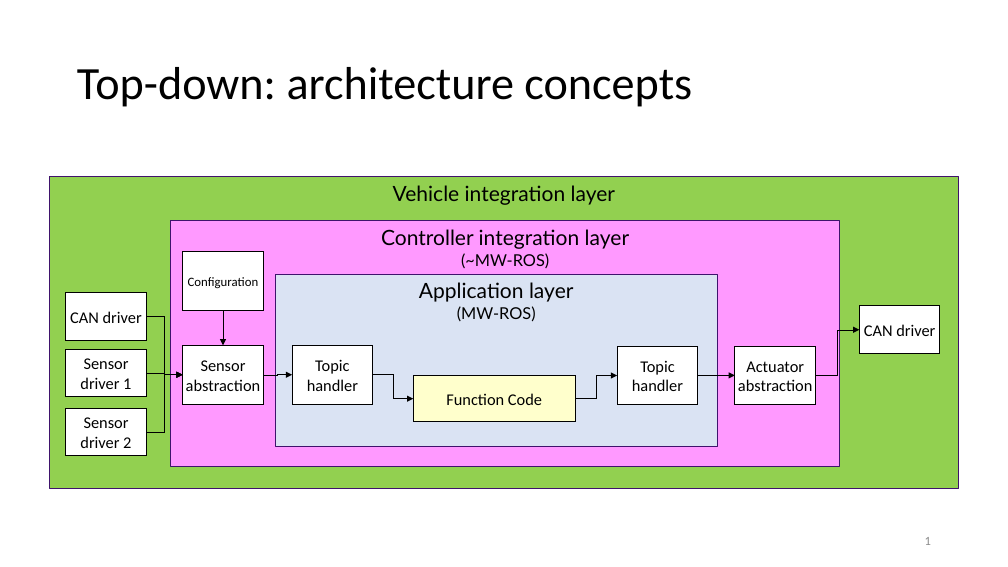
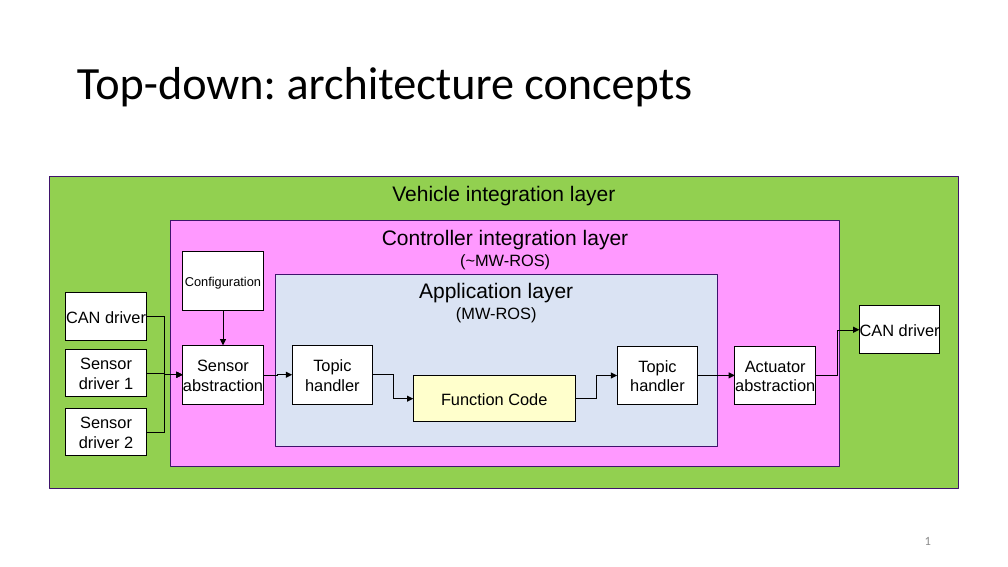
Before and after one commit to jkk-research/CooperativeResearchPlatform, a slide deck: slide 1 of doc/CRP_arch.pptx. Drawn at 1008x567 pixels with LibreOffice and Linux fonts; fonts in the diff are those of the drawing. Boxes give left, top, right and bottom in pixels: in the first picture for what was removed or moved away, otherwise in the second. Text is boxed around its words. In the diff, an @@ line names an element or a change of style, - is before the commit and + after.

```diff
--- a/doc/CRP_arch.pptx
+++ b/doc/CRP_arch.pptx
@@ font Lato to Arial in 3 elements at (50,177,959,488), (171,221,840,467), (275,274,717,446) @@
@@ font Calibri to Arial in 10 elements at (66,293,147,340), (66,349,147,397), (66,408,147,456), (183,346,264,405), (292,346,373,405), (414,376,575,422), (183,252,264,311), (617,346,698,405), (735,346,816,405), (860,306,941,354) @@
```
Also in this commit, not shown: 1 slide removed, 5 other files.
